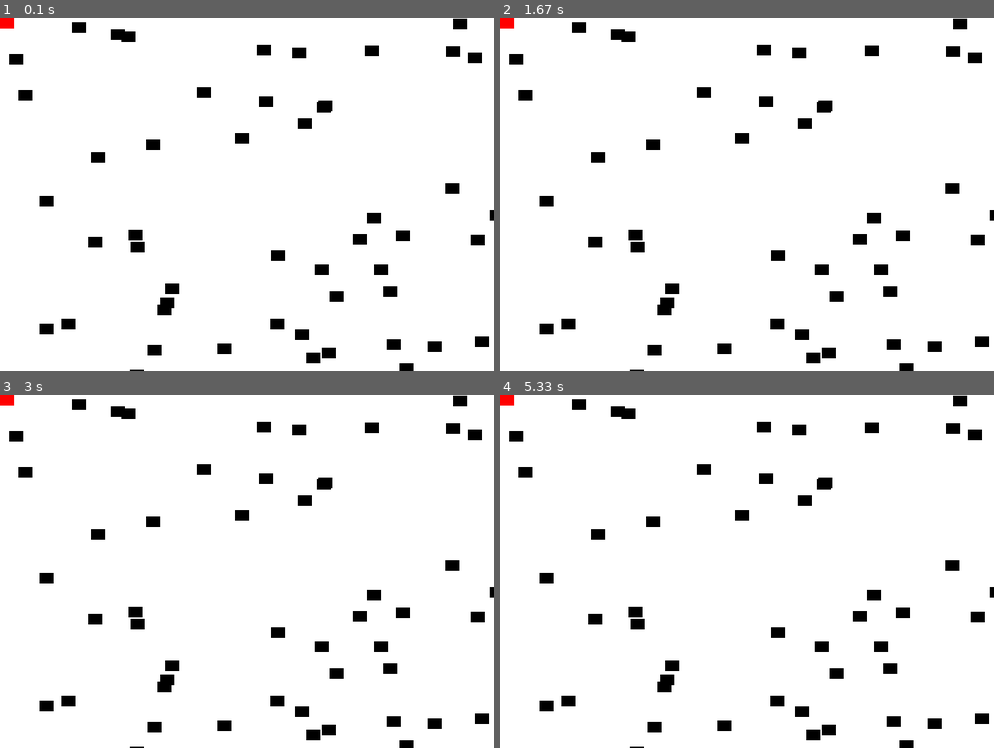
Above: before the commit, frames 1-4 (two rows, left to right).
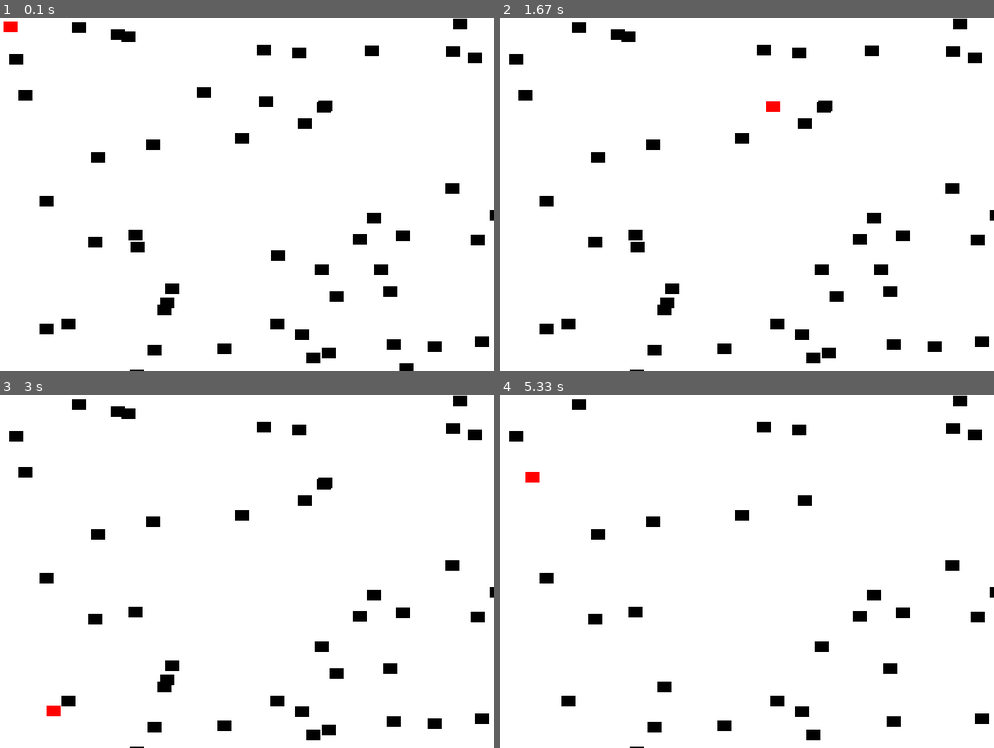
Above: after the commit, the same moments.

Repository: ZafarK638/zafark-python-classwork
Game: pygame game, started from programming/pygame practice/sprites/my_first_oop_game.py
Same seed, same stepped clock (60 frames per second), same inputs: the game is played once before the commit and once after it.
Inputs (mouse positions are in pixels of both pictures, inside the frame that each line leads up to):
- Up to frame 1 (0.1 s): no input
- Up to frame 2 (1.67 s): click (776, 254) at 0.38 s; click (702, 92) at 0.72 s; click (905, 367) at 1.05 s; click (766, 102) at 1.38 s
- Up to frame 3 (3 s): click (380, 645) at 1.72 s; click (138, 624) at 2.05 s; click (370, 426) at 2.38 s; click (44, 705) at 2.72 s
- Up to frame 4 (5.33 s): click (826, 483) at 3.05 s; click (835, 673) at 3.38 s; click (672, 666) at 3.72 s; click (830, 730) at 4.05 s; click (934, 723) at 4.38 s; click (618, 412) at 4.72 s; click (524, 472) at 5.05 s

The runs differ from the first frame. In frame 1, less than 0.1% of the frame differs, in the area x 0-4%, y 0-4%; in frame 2, 0.5%; in frame 3, 0.8%; in frame 4, 1.6%, in the area x 0-90%, y 0-100%.

Commit message:
Update my_first_oop_game.py

Diff:
--- a/programming/pygame practice/sprites/my_first_oop_game.py
+++ b/programming/pygame practice/sprites/my_first_oop_game.py
@@ -28,6 +28,13 @@
         self.image = pygame.Surface([width, height])
         self.image.fill(colour)
         self.rect = self.image.get_rect()
+    #end method
+
+    def update(self):
+        """ Called each frame. """
+        # Move block down one pixel
+        self.rect.y += 1
+    #end method
 
 # Set the width and height of the screen [width, height]
 width = 700
@@ -62,6 +69,8 @@
 # Used to manage how fast the screen updates
 clock = pygame.time.Clock()
 
+score = 0
+
 # -------- Main Program Loop -----------
 while not gameOver:
     # --- Main event loop
@@ -84,6 +93,22 @@
 
     # --- Drawing code should go here
 
+
+    # Get the current mouse position. This returns the position
+    # as a list of two numbers.
+    pos = pygame.mouse.get_pos()
+
+    # Fetch the x and y out of the list,
+    # just like we'd fetch letters out of a string.
+    # Set the player object to the mouse location
+    player.rect.x = pos[0]
+    player.rect.y = pos[1]
+
+    blocks_hit_list = pygame.sprite.spritecollide(player, block_list, True)
+    for block in blocks_hit_list:
+        score +=1
+        print(score)
+
     all_sprites_list.draw(screen)
 
     # --- Go ahead and update the screen with what we've drawn.
